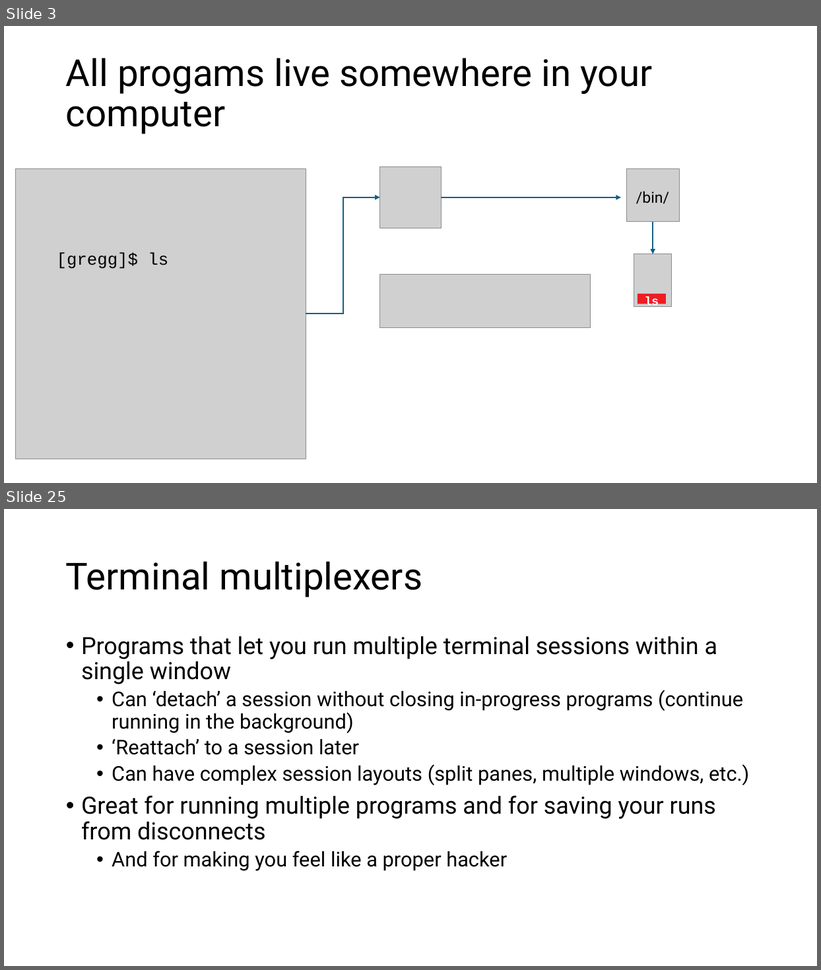
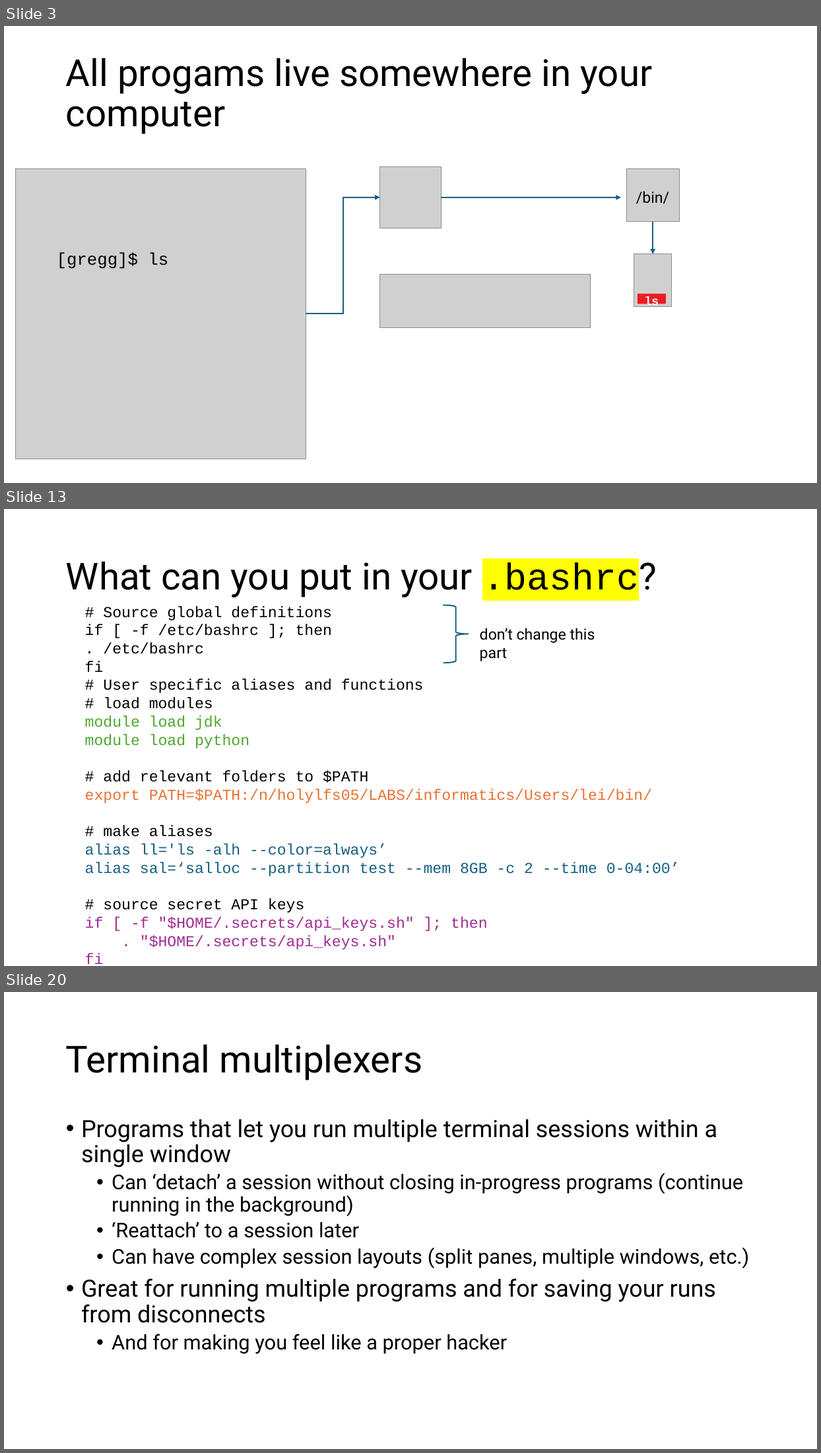
Before and after one commit to harvardinformatics/short-trainings, a slide deck: cmd-line-101/cmdline_tips_draft.pptx. Shown one above the other, each under a label of ours: slides 3 and 25 before the commit, slides 3, 13 and 20 after it; the slides between them are not shown. The pictures are 821x970 and 821x1453 pixels, drawn with LibreOffice and Linux fonts; fonts in the diff are those of the drawing; grey boxes stand for pictures. Boxes give left, top, right and bottom in pixels: in the first picture for what was removed or moved away, otherwise in the second. Text is boxed around its words. In the diff, an @@ line names an element or a change of style, - is before the commit and + after.

```diff
--- a/cmd-line-101/cmdline_tips_draft.pptx
+++ b/cmd-line-101/cmdline_tips_draft.pptx
@@ slide 13 added at [4,509,817,966], background #FFFFFF @@
@@ title added at [66,561,657,599], 44 pt, text #000000 @@
+What can you put in your .bashrc?
@@ text added at [85,606,680,964], 18 pt, text #000000 @@
+# Source global definitions
+if [ -f /etc/bashrc ]; then
+. /etc/bashrc
+fi
+# User specific aliases and functions
+# load modules
+module load jdk
+module load python
+# add relevant folders to $PATH
+export PATH=$PATH:/n/holylfs05/LABS/informatics/Users/lei/bin/
+# make aliases
+alias ll='ls -alh --color=always’
+alias sal=‘salloc --partition test --mem 8GB -c 2 --time 0-04:00’
+# source secret API keys
+if [ -f "$HOME/.secrets/api_keys.sh" ]; then
+. "$HOME/.secrets/api_keys.sh"
+fi
@@ right brace added at [443,605,469,663], outline #156082 1.5 pt @@
@@ text added at [480,628,595,661], 18 pt, text #000000 @@
+don’t change this part
@@ what was slide 25 is now slide 20 @@
```
Also in this commit, not shown: 21 slides changed, 13 other slides added.
